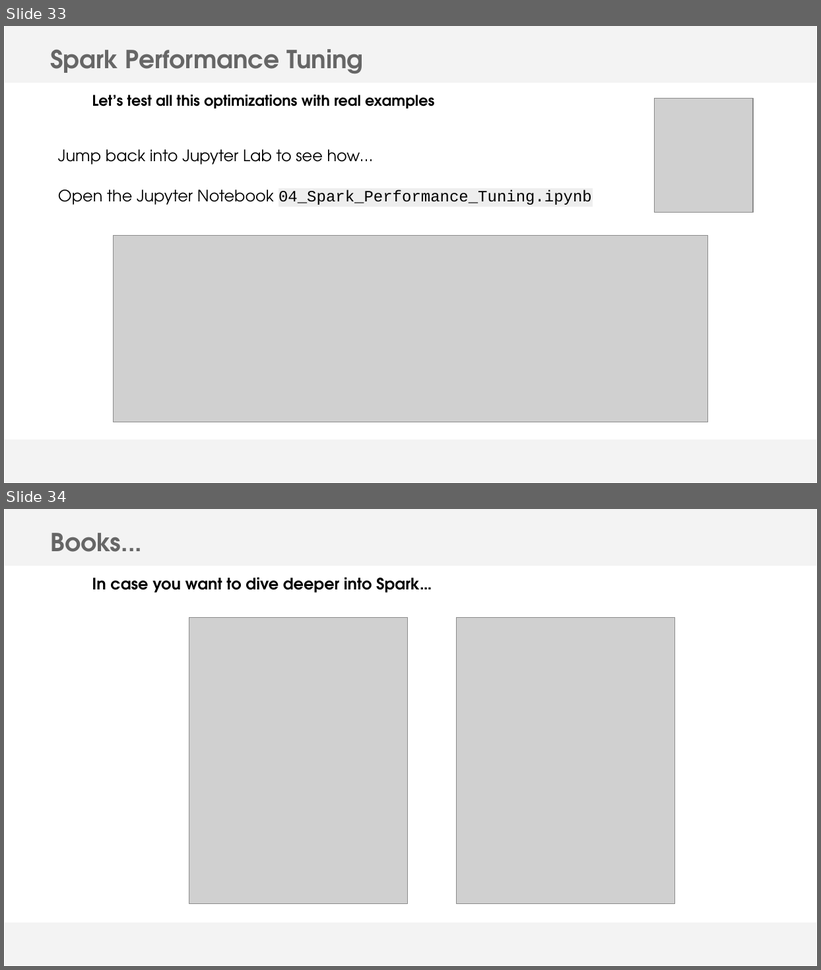
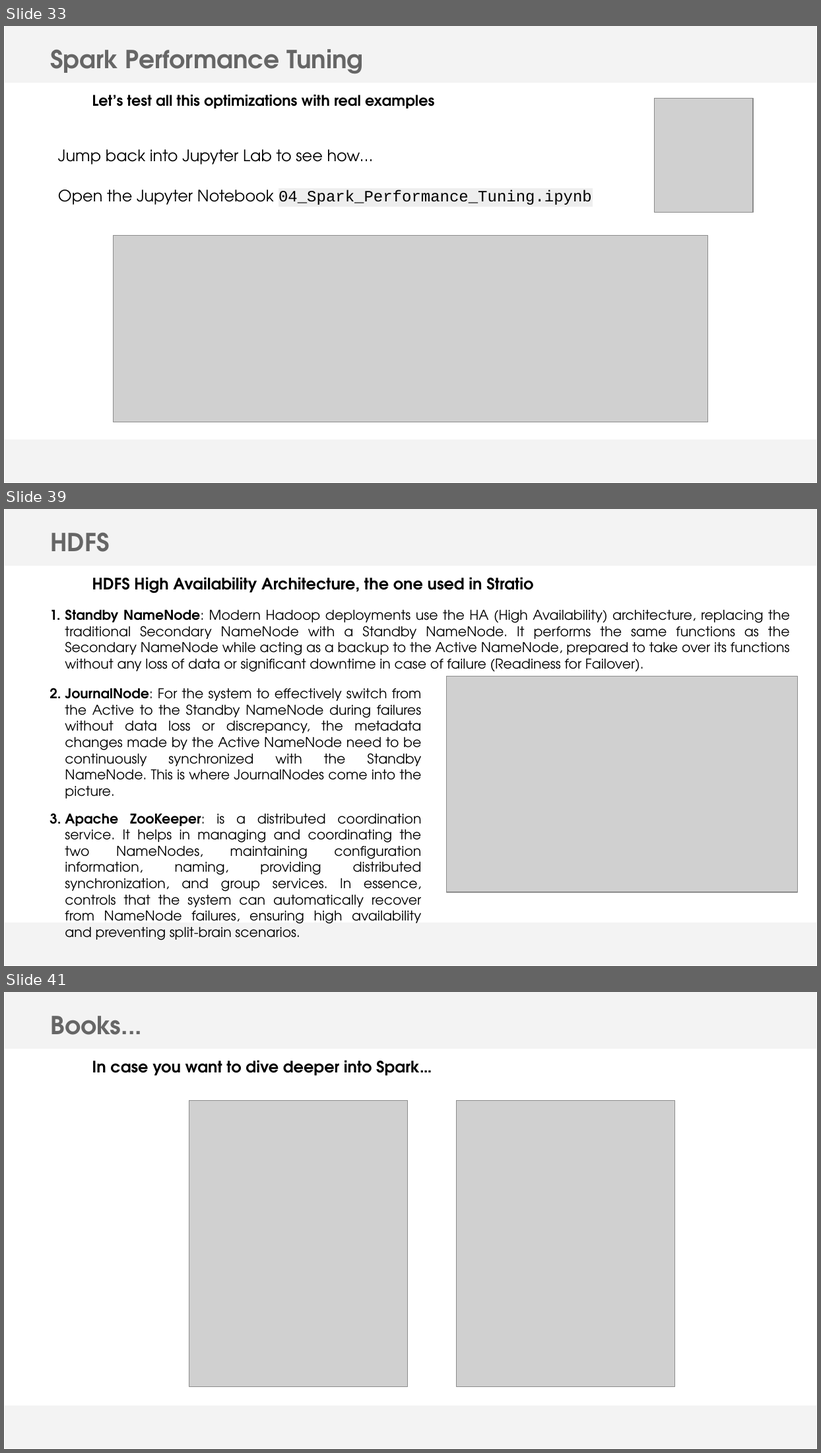
Before and after one commit to amarchan-stratio/spark-course, a slide deck: [NUMA 7.0] Spark Course.pptx. Shown one above the other, each under a label of ours: slides 33 and 34 before the commit, slides 33, 39 and 41 after it; the slides between them are not shown. The pictures are 821x970 and 821x1453 pixels, drawn with LibreOffice and Linux fonts; fonts in the diff are those of the drawing; grey boxes stand for pictures; background and template pictures are left out. Boxes give left, top, right and bottom in pixels: in the first picture for what was removed or moved away, otherwise in the second. Text is boxed around its words. In the diff, an @@ line names an element or a change of style, - is before the commit and + after.

Commit message:
Added HDFS notebook + slides

```diff
--- a/[NUMA 7.0] Spark Course.pptx
+++ b/[NUMA 7.0] Spark Course.pptx
@@ slide 39 added at [4, 509, 817, 966], background #FFFFFF; not listed: 2 template elements that a slide beside it also shows @@
@@ text added at [50, 532, 109, 552], 22 pt, text #666666, bold @@
+HDFS
@@ text added at [92, 577, 533, 593], 14 pt, text #000000, bold @@
+HDFS High Availability Architecture, the one used in Stratio
@@ text added at [65, 609, 790, 672], 12 pt, text #000000 @@
+1. Standby NameNode: Modern Hadoop deployments use the HA (High Availability) architecture, replacing the traditional Secondary NameNode with a Standby NameNode. It performs the same functions as the Secondary NameNode while acting as a backup to the Active NameNode, prepared to take over its functions without any loss of data or significant downtime in case of failure (Readiness for Failover).
@@ picture added at [446, 677, 797, 893] @@
@@ text added at [65, 689, 422, 941], 12 pt, text #000000 @@
+2. JournalNode: For the system to effectively switch from the Active to the Standby NameNode during failures without data loss or discrepancy, the metadata changes made by the Active NameNode need to be continuously synchronized with the Standby NameNode. This is where JournalNodes come into the picture.
+3. Apache ZooKeeper: is a distributed coordination service. It helps in managing and coordinating the two NameNodes, maintaining configuration information, naming, providing distributed synchronization, and group services. In essence, controls that the system can automatically recover from NameNode failures, ensuring high availability and preventing split-brain scenarios.
@@ what was slide 34 is now slide 41 @@
```
Also in this commit, not shown: 6 other slides added, 8 other files.
